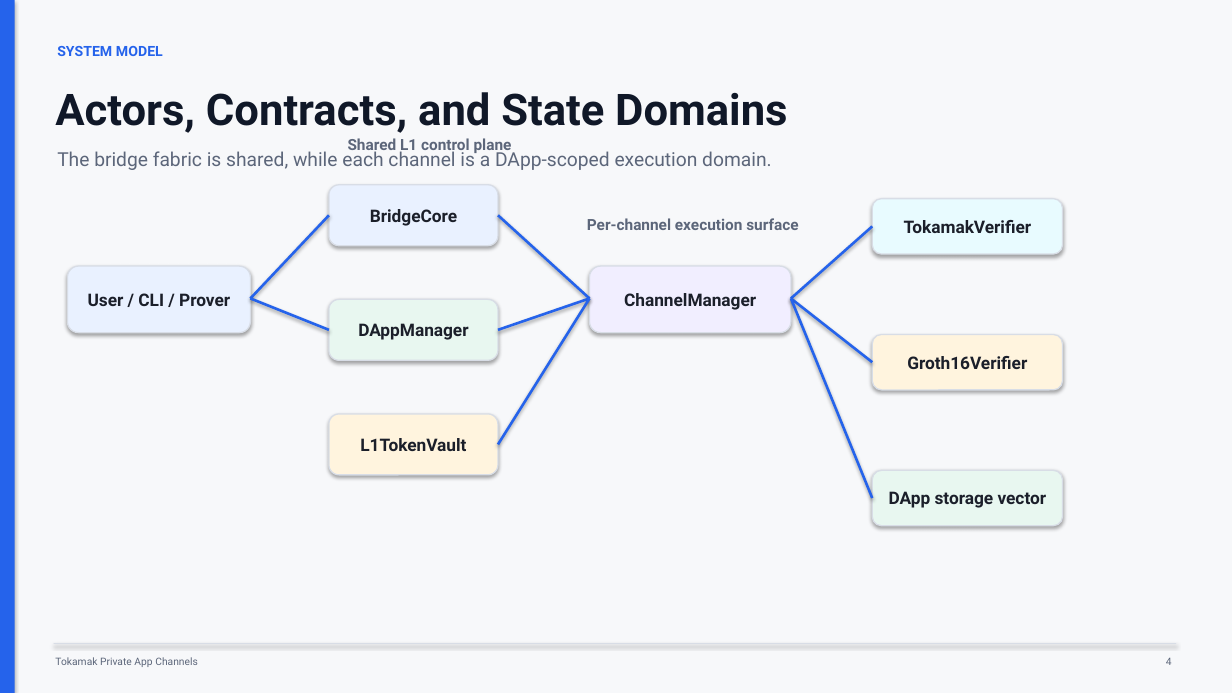
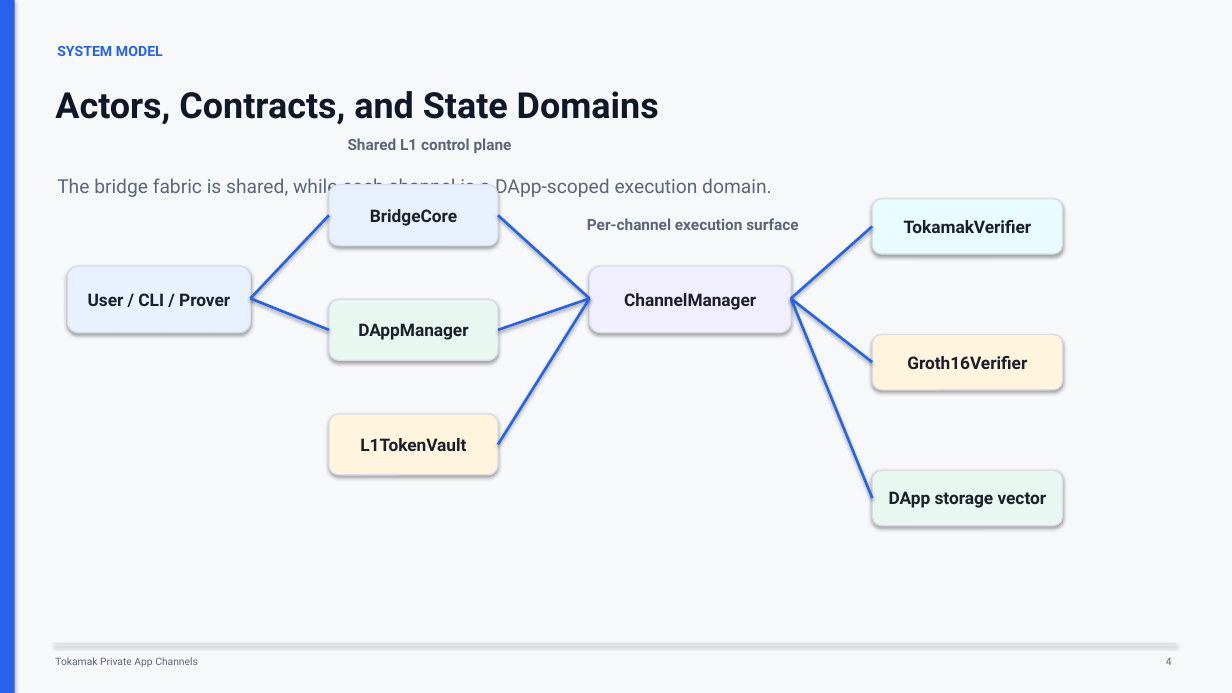
Before and after one commit to tokamak-network/Tokamak-zk-EVM-contracts, a slide deck: slide 4 of bridge/docs/dev/spec.pptx. Drawn at 1232x693 pixels with LibreOffice and Linux fonts; fonts in the diff are those of the drawing. Boxes give left, top, right and bottom in pixels: in the first picture for what was removed or moved away, otherwise in the second. Text is boxed around its words. In the diff, an @@ line names an element or a change of style, - is before the commit and + after.

Commit message:
Adjust bridge deck rendered layout

```diff
--- a/bridge/docs/dev/spec.pptx
+++ b/bridge/docs/dev/spec.pptx
@@ text "Actors, Contracts, and State Domains" at [55, 91, 659, 125]: size 34 to 28 pt @@
@@ text "The bridge fabric is shared, ...": place and size @@
-text "The bridge fabric is shared, ..." at [57, 148, 771, 170]
+text "The bridge fabric is shared, ..." at [57, 178, 771, 197]
```
Also in this commit, not shown: 17 other slides changed.
